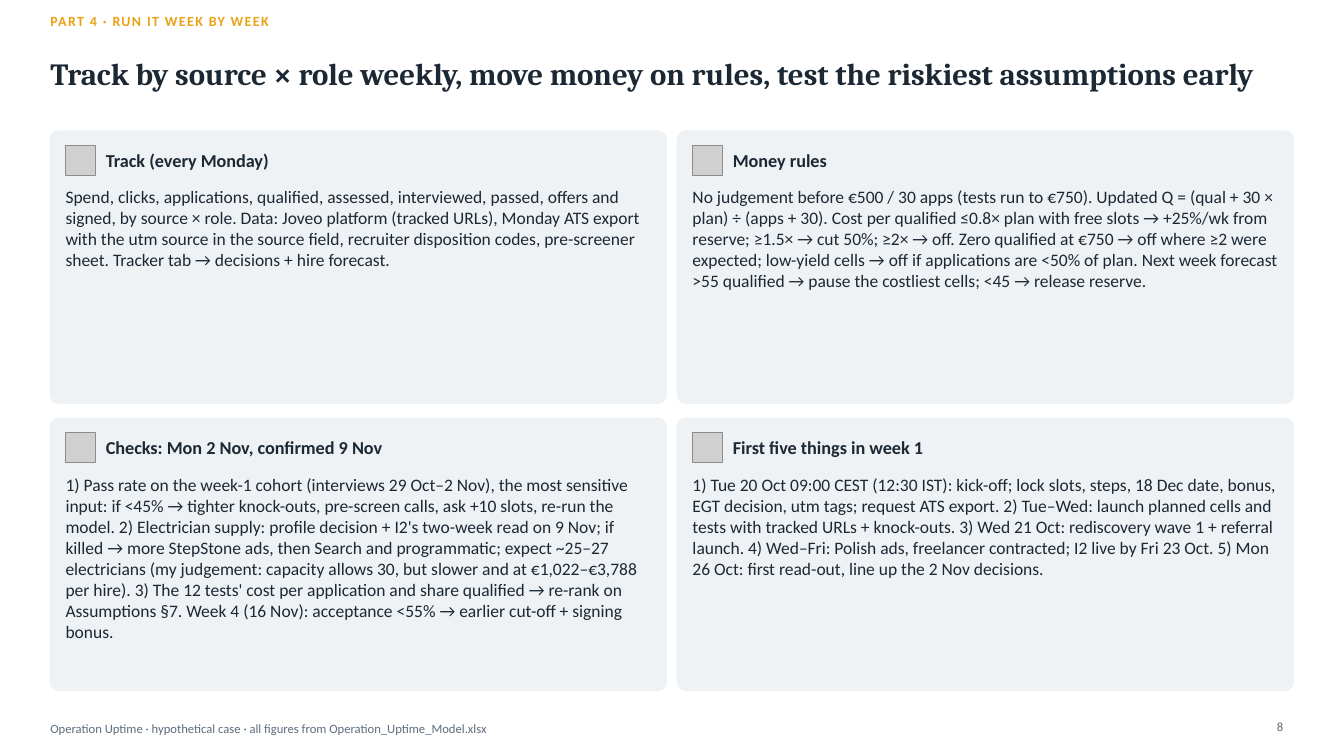
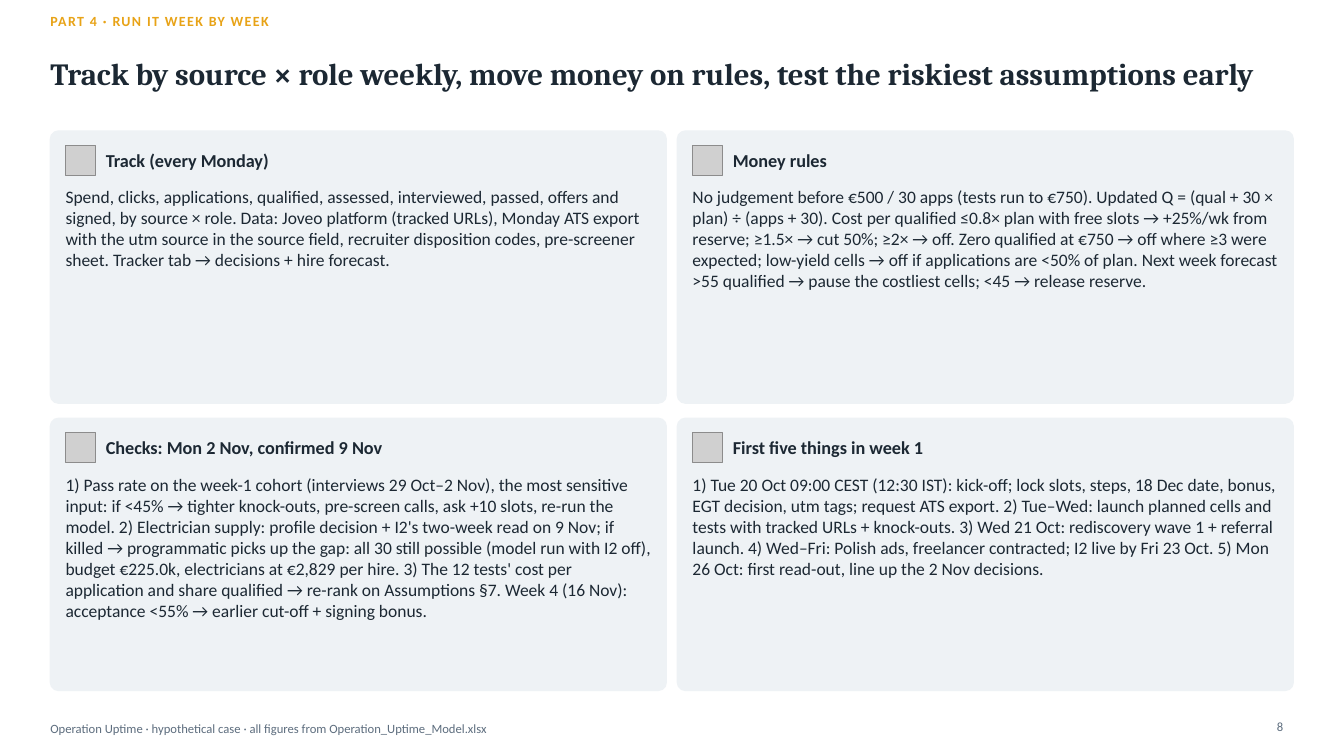
Before and after one commit to Anurag160596/haystack, a slide deck: slide 8 of operation_uptime/Operation_Uptime_Deck.pptx. Drawn at 1344x756 pixels with LibreOffice and Linux fonts; fonts in the diff are those of the drawing; grey boxes stand for pictures. Boxes give left, top, right and bottom in pixels: in the first picture for what was removed or moved away, otherwise in the second. Text is boxed around its words. In the diff, an @@ line names an element or a change of style, - is before the commit and + after.

```diff
--- a/operation_uptime/Operation_Uptime_Deck.pptx
+++ b/operation_uptime/Operation_Uptime_Deck.pptx
@@ text at (692,190,1277,290): text changed @@
-No judgement before €500 / 30 apps (tests run to €750). Updated Q = (qual + 30 × plan) ÷ (apps + 30). Cost per qualified ≤0.8× plan with free slots → +25%/wk from reserve; ≥1.5× → cut 50%; ≥2× → off. Zero qualified at €750 → off where ≥2 were expected; low-yield cells → off if applications are <50% of plan. Next week forecast >55 qualified → pause the costliest cells; <45 → release reserve.
+No judgement before €500 / 30 apps (tests run to €750). Updated Q = (qual + 30 × plan) ÷ (apps + 30). Cost per qualified ≤0.8× plan with free slots → +25%/wk from reserve; ≥1.5× → cut 50%; ≥2× → off. Zero qualified at €750 → off where ≥3 were expected; low-yield cells → off if applications are <50% of plan. Next week forecast >55 qualified → pause the costliest cells; <45 → release reserve.
@@ text at (66,478,650,620): text changed @@
-1) Pass rate on the week-1 cohort (interviews 29 Oct–2 Nov), the most sensitive input: if <45% → tighter knock-outs, pre-screen calls, ask +10 slots, re-run the model. 2) Electrician supply: profile decision + I2's two-week read on 9 Nov; if killed → more StepStone ads, then Search and programmatic; expect ~25–27 electricians (my judgement: capacity allows 30, but slower and at €1,022–€3,788 per hire). 3) The 12 tests' cost per application and share qualified → re-rank on Assumptions §7. Week 4 (16 Nov): acceptance <55% → earlier cut-off + signing bonus.
+1) Pass rate on the week-1 cohort (interviews 29 Oct–2 Nov), the most sensitive input: if <45% → tighter knock-outs, pre-screen calls, ask +10 slots, re-run the model. 2) Electrician supply: profile decision + I2's two-week read on 9 Nov; if killed → programmatic picks up the gap: all 30 still possible (model run with I2 off), budget €225.0k, electricians at €2,829 per hire. 3) The 12 tests' cost per application and share qualified → re-rank on Assumptions §7. Week 4 (16 Nov): acceptance <55% → earlier cut-off + signing bonus.
```
Also in this commit, not shown: 7 other slides changed, 4 other files.
